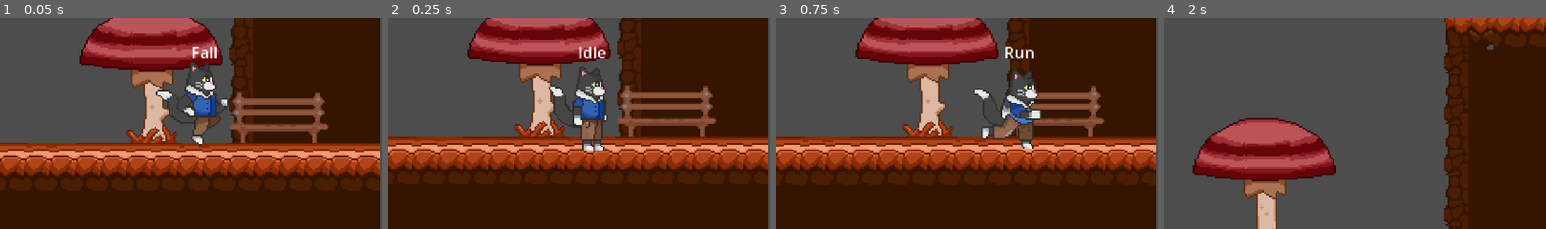
Above: before the commit, frames 1-4 (left to right).
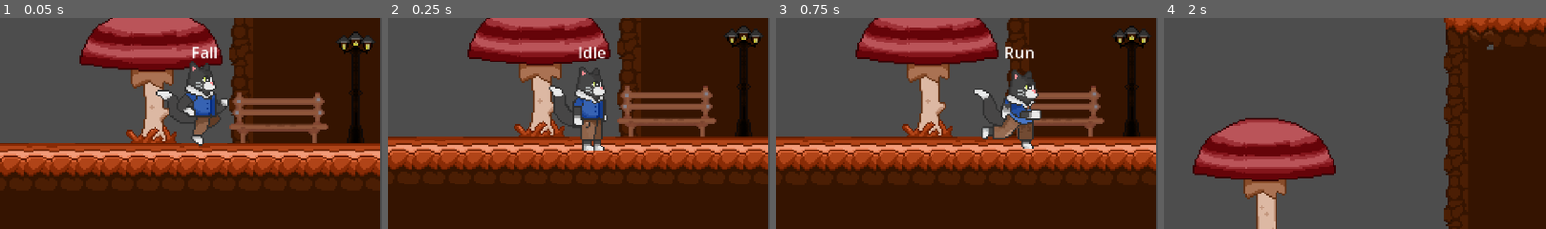
Above: after the commit, the same moments.

Repository: mimicales/catvania
Game: Godot game, scene res://levels/00_forest/01.tscn
The game is run twice, just before and just after one commit, with the same random seed, the same clock (stepped at 60 frames per second) and the same inputs.
Inputs:
- Up to frame 1 (0.05 s): no input
- Up to frame 2 (0.25 s): no input
- Up to frame 3 (0.75 s): tap Enter at 0.5 s; hold D (right) from 0.53 s (still down)
- Up to frame 4 (2 s): keep holding D (right); tap Space (jump) at 0.77, 1.52 s
The pictures show only the part of the screen within x 50-100%, y 33-83%; the shares and areas given below are measured in that part.

The runs differ from the first frame. In frame 1, 1.6% of the frame differs, in the area x 88-99%, y 6-60%; in frame 2, 1.6%; in frame 3, 1.6%, in the area x 88-98%, y 3-57%; in frame 4, nothing differs.

Commit message:
transitiondebug

Diff:
--- a/general/scripts/levelbounds.gd
+++ b/general/scripts/levelbounds.gd
@@ -12,7 +12,7 @@
 		return
 	var camera : Camera2D = null
 	while not camera:
-		await get_tree().process_frame
+		#await get_tree().process_frame
 		camera = get_viewport().get_camera_2d()
 	camera.limit_left = int( global_position.x)
 	camera.limit_top = int( global_position.y)
--- a/levels/00_forest/01.tscn
+++ b/levels/00_forest/01.tscn
@@ -28,7 +28,7 @@
 tile_set = ExtResource("1_fvrtv")
 
 [node name="TileMapLayer_front" type="TileMapLayer" parent="."]
-tile_map_data = PackedByteArray("AAACAAUAAgAVAAAAAAADAAUAAgA …(1392 unchanged characters)… WAAwAAAASAAIAAgAZAA4AAAATAAIAAgAaAA4AAAA=")
+tile_map_data = PackedByteArray("AAACAAUAAgAVAAAAAAADAAUAAgA …(1392 unchanged characters)… WAAwAAAASAAIAAgAZAA4AAAATAAIAAgAaAA4AAAAUAAAAAgAbAAwAAAAUAAEAAgAbAA0AAAAUAAIAAgAbAA4AAAA=")
 tile_set = ExtResource("1_fvrtv")
 
 [node name="LevelTransition" parent="." instance=ExtResource("4_vhcel")]
--- a/levels/tilesets/autumnforest.tres
+++ b/levels/tilesets/autumnforest.tres
@@ -165,6 +165,9 @@
 26:11/0 = 0
 25:14/0 = 0
 26:14/0 = 0
+27:12/0 = 0
+27:13/0 = 0
+27:14/0 = 0
 
 [resource]
 tile_size = Vector2i(32, 32)
--- a/player/player.tscn
+++ b/player/player.tscn
@@ -179,5 +179,7 @@
 max_results = 12
 collision_mask = 2
 
-[node name="Camera2D" type="Camera2D" parent="."]
+[node name="Camera2D" type="Camera2D" parent="." groups=["Camera"]]
+process_mode = 3
 position = Vector2(1, -41)
+position_smoothing_speed = 50.0
--- a/project.godot
+++ b/project.godot
@@ -31,6 +31,7 @@
 [global_group]
 
 Player=""
+Camera=""
 
 [input]
 
Binary file changed: levels/tilesets/sprites/tileset_forestautumn.png
